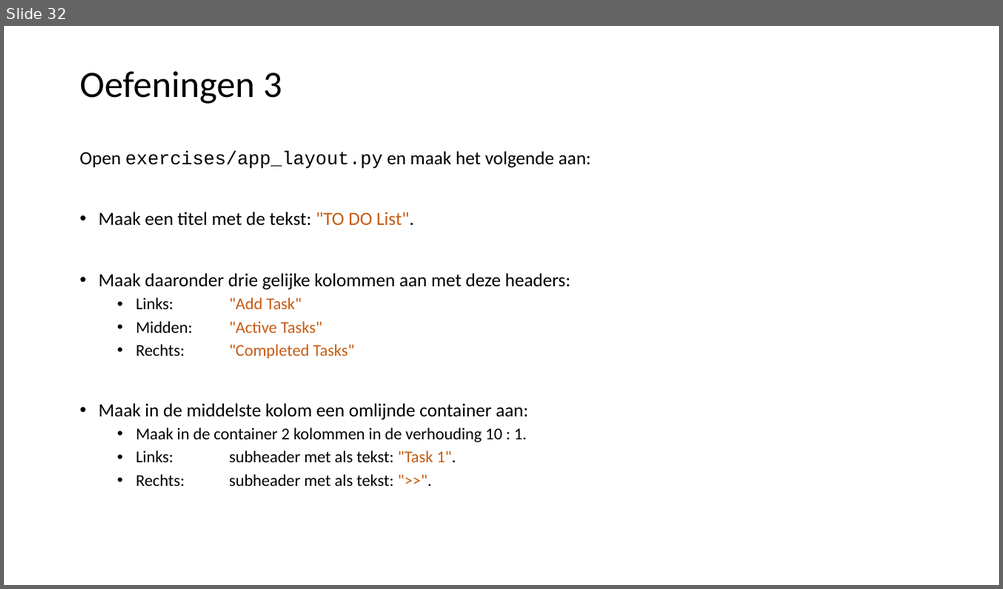
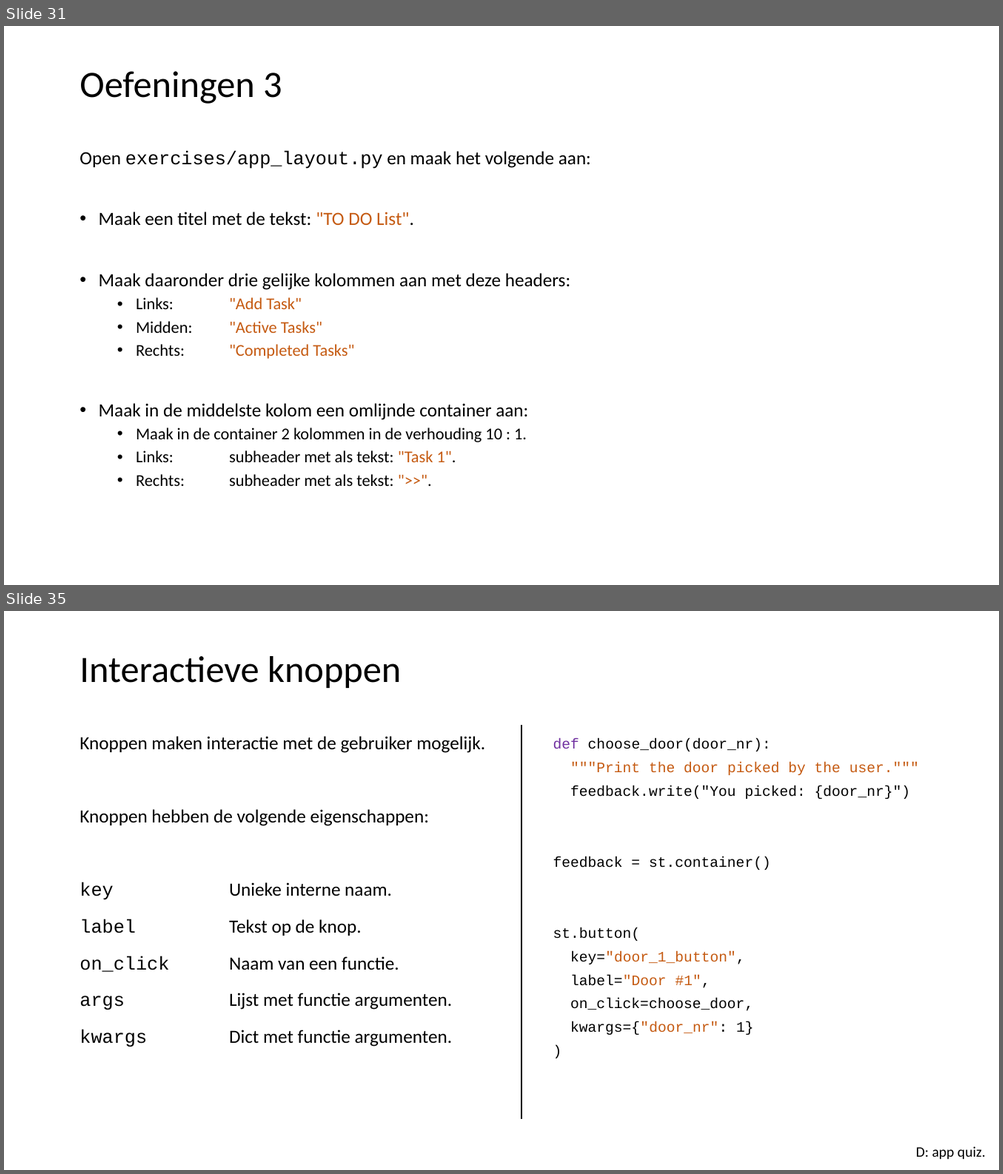
Before and after one commit to LFKoning/knowledge-sharing, a slide deck: python_course_4p/4_api_app/4_api_app.pptx. Shown one above the other, each under a label of ours: slide 32 before the commit, slides 31 and 35 after it; the slides between them are not shown. The pictures are 1003x589 and 1003x1174 pixels, drawn with LibreOffice and Linux fonts; fonts in the diff are those of the drawing. Boxes give left, top, right and bottom in pixels: in the first picture for what was removed or moved away, otherwise in the second. Text is boxed around its words. In the diff, an @@ line names an element or a change of style, - is before the commit and + after.

```diff
--- a/python_course_4p/4_api_app/4_api_app.pptx
+++ b/python_course_4p/4_api_app/4_api_app.pptx
@@ slide 35 added at [4,611,999,1170], background #FFFFFF @@
@@ title added at [79,656,401,688], 36 pt, text #000000 @@
+Interactieve knoppen
@@ text added at [79,736,485,1048], 18 pt, text #000000 @@
+Knoppen maken interactie met de gebruiker mogelijk.
+Knoppen hebben de volgende eigenschappen:
+key Unieke interne naam.
+label Tekst op de knop.
+on_click Naam van een functie.
+args Lijst met functie argumenten.
+kwargs Dict met functie argumenten.
@@ line added from (521, 725) to (521, 1120), #000000 1.5 pt @@
@@ text added at [553,738,919,1035], 14 pt, text #000000 @@
+def choose_door(door_nr):
+"""Print the door picked by the user."""
+feedback.write("You picked: {door_nr}")
+feedback = st.container()
+st.button(
+key="door_1_button",
+label="Door #1",
+on_click=choose_door,
+kwargs={"door_nr": 1}
+)
@@ text added at [916,1147,985,1159], 14 pt, text #000000 @@
+D: app quiz.
@@ what was slide 32 is now slide 31 @@
```
Also in this commit, not shown: 11 slides changed, 6 other slides added, 1 slide removed, 11 other files.
